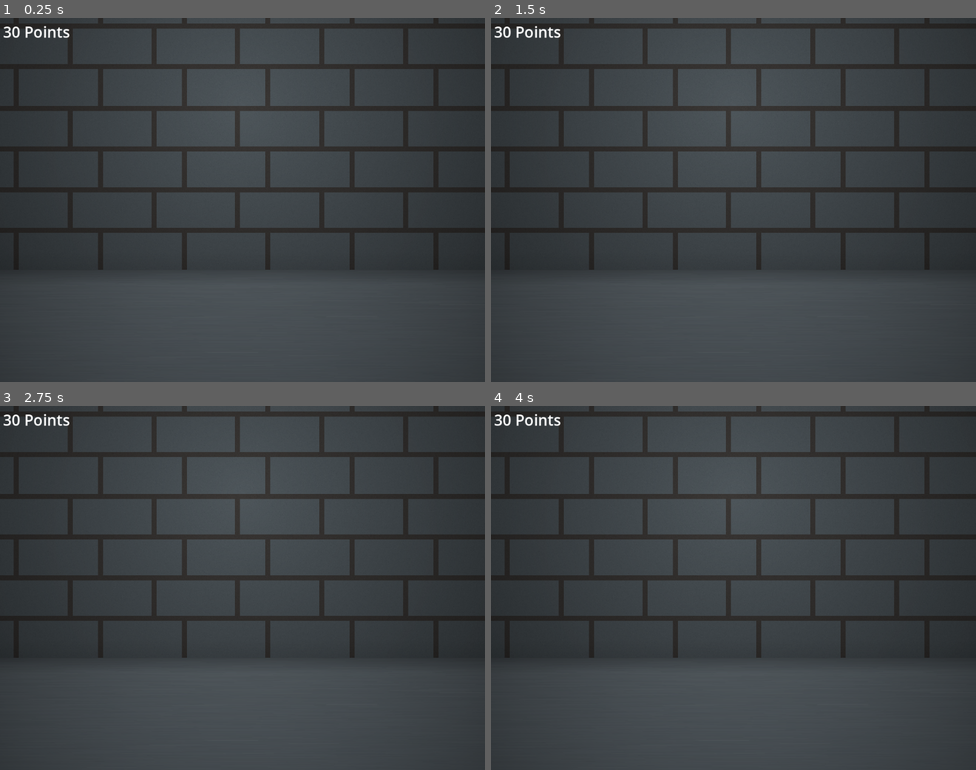
Above: before the commit, frames 1-4 (two rows, left to right).
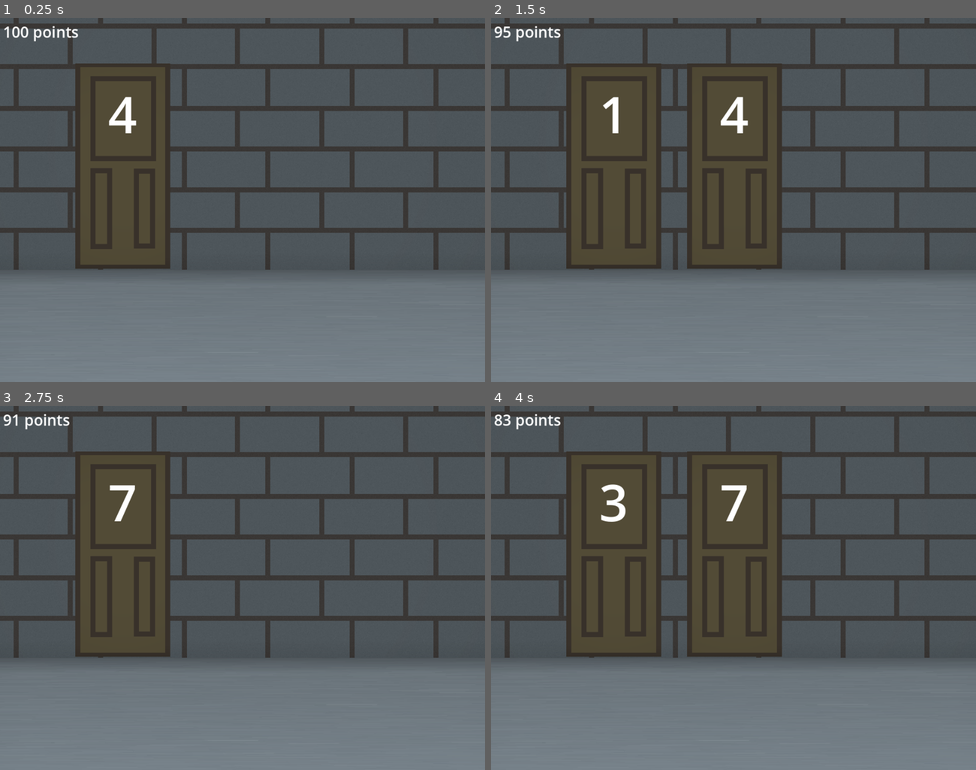
Above: after the commit, the same moments.

Repository: DasParijat/Das-GameJamSpring2025
Game: Godot game, scene res://Game Scenes/game.tscn
Same seed, same stepped clock (60 frames per second), same inputs: the game is played once before the commit and once after it.
Inputs (mouse positions are in pixels of both pictures, inside the frame that each line leads up to):
- Up to frame 1 (0.25 s): no input
- Up to frame 2 (1.5 s): click (578, 72) at 0.5 s, where only the run after the commit has a clickable "efef"; click (578, 72) at 1.25 s, where only the run after the commit has a clickable "efef"
- Up to frame 3 (2.75 s): click (203, 460) at 2 s, where only the run after the commit has a clickable "efef"
- Up to frame 4 (4 s): click (578, 460) at 2.75 s, where only the run after the commit has a clickable "efef"; click (578, 460) at 3.5 s, where only the run after the commit has a clickable "efef"

The runs differ from the first frame. In frame 1, 56% of the frame differs, in the area x 0-100%, y 0-100%; in frame 2, 64%; in frame 3, 56%; in frame 4, 64%.

Commit message:
Opening doors in rooms work(?)

Diff:
--- a/Game Scenes/door.tscn
+++ b/Game Scenes/door.tscn
@@ -1,14 +1,19 @@
-[gd_scene load_steps=4 format=3 uid="uid://bou71rrky7n8p"]
+[gd_scene load_steps=5 format=3 uid="uid://bou71rrky7n8p"]
 
 [ext_resource type="Texture2D" uid="uid://c2g24fa0tauir" path="res://Assets/Images/EdgeDoorClosed.png" id="1_siode"]
 [ext_resource type="Script" path="res://Game Scenes/door.gd" id="1_sjux2"]
+
+[sub_resource type="Theme" id="Theme_dx80g"]
 
 [sub_resource type="SystemFont" id="SystemFont_2frai"]
 font_names = PackedStringArray("Bodoni MT")
 
 [node name="Door" type="Button"]
+self_modulate = Color(0, 0, 0, 0)
 offset_right = 188.0
 offset_bottom = 406.0
+theme = SubResource("Theme_dx80g")
+text = "efef"
 script = ExtResource("1_sjux2")
 
 [node name="TextureRect" type="TextureRect" parent="."]
@@ -28,4 +33,5 @@
 theme_override_font_sizes/font_size = 100
 text = "9"
 
+[connection signal="button_down" from="." to="." method="_on_button_down"]
 [connection signal="pressed" from="." to="." method="_on_pressed"]
--- a/Game Scenes/game.gd
+++ b/Game Scenes/game.gd
@@ -1,4 +1,10 @@
 extends Node2D
+
+@onready var color_modulate : CanvasModulate = $Room/Background/ColorModulate
+@onready var door_container : HBoxContainer = $Room/DoorContainer
+@onready var points_label : Label = $PointsLabel
+
+#var tween : Tween = Tween.new()
 
 var cur_room : Room
 var points : int
@@ -21,6 +27,7 @@
 	GRH.points = 100
 
 	cur_room = rooms_array[0]
+	load_room(cur_room)
 
 func generate_rooms(num_of_rooms : int = 10) -> void:
 	if num_of_rooms < 5 or num_of_rooms > 26:
@@ -41,11 +48,11 @@
 	# Starting door
 	# NOTE - no other room should connect to starting door besides A
 	doors_array = [Door.new(rooms_array[0], rooms_array[1])] # starting door
-	Door.new(rooms_array[0], rooms_array[1]).print_door()
+	#Door.new(rooms_array[0], rooms_array[1]).print_door()
 
-	print("1ST LOOP")
+	#print("1ST LOOP")
 	## 2nd for loop (add random doors for each room)
-	for loop in range(clampi(round(rooms_array.size() / 5), 1, 2)):
+	for loop in range(1): #range(clampi(round(rooms_array.size() / 5), 1, 2)):
 		for i in range(rooms_array.size() - 1):
 			var room1 : int
 			var room2 : int
@@ -65,7 +72,7 @@
 				doors_array.append(new_door)
 				new_door.print_door()
 
-	print("2ND LOOP")
+	#print("2ND LOOP")
 	# NOTE - Stopping this for loop can cause a small chance of creating an unconnected graph,
 	#		however, it may be more interesting to not have them alphabetically connected
 	for i in range(rooms_array.size() - 2):
@@ -82,6 +89,20 @@
 			return true
 	return false
 
+func load_room(room : Room) -> void:
+	points_label.text = (str(GRH.points) + " points")
+	# Clear existing doors
+	for child in door_container.get_children():
+		child.queue_free()
+
+	# Find all doors connected to current room
+	print(room.letter_id)
+	for door in doors_array:
+		if door.room1 == room:
+			var door_scene = preload("res://Game Scenes/door.tscn").instantiate()
+			door_scene.door = door
+			door_container.add_child(door_scene)
+
 func _on_door_entered(door) -> void:
-	pass
-	# handle transition here
+	print("door is opened, game can tell")
+	load_room(door.room2)
--- a/Game Scenes/game.tscn
+++ b/Game Scenes/game.tscn
@@ -16,28 +16,40 @@
 
 [node name="Camera2D" type="Camera2D" parent="."]
 
-[node name="Background" type="TextureRect" parent="."]
+[node name="Room" type="Control" parent="."]
+layout_mode = 3
+anchors_preset = 0
+offset_right = 40.0
+offset_bottom = 40.0
+
+[node name="Background" type="TextureRect" parent="Room"]
 offset_left = -480.0
 offset_top = -360.0
 offset_right = 480.0
 offset_bottom = 360.0
 texture = ExtResource("1_k8ln2")
 
-[node name="ColorModulate" type="CanvasModulate" parent="Background"]
+[node name="ColorModulate" type="CanvasModulate" parent="Room/Background"]
 
-[node name="DoorContainer" type="HBoxContainer" parent="."]
-offset_right = 40.0
-offset_bottom = 40.0
-alignment = 1
+[node name="DoorContainer" type="HBoxContainer" parent="Room"]
+layout_mode = 1
+anchors_preset = 7
+anchor_left = 0.5
+anchor_top = 1.0
+anchor_right = 0.5
+anchor_bottom = 1.0
+offset_left = -351.0
+offset_top = -310.0
+offset_right = 166.0
+offset_bottom = -279.0
+grow_horizontal = 2
+grow_vertical = 0
+theme_override_constants/separation = 200
 
-[node name="LightOverlay" type="TextureRect" parent="."]
-offset_left = -480.0
-offset_top = -360.0
-offset_right = 480.0
-offset_bottom = 360.0
+[node name="LightOverlay" type="PointLight2D" parent="Room"]
 texture = ExtResource("2_37ubt")
 
-[node name="Points" type="Label" parent="."]
+[node name="PointsLabel" type="Label" parent="."]
 offset_left = -474.0
 offset_top = -354.0
 offset_right = -357.0
